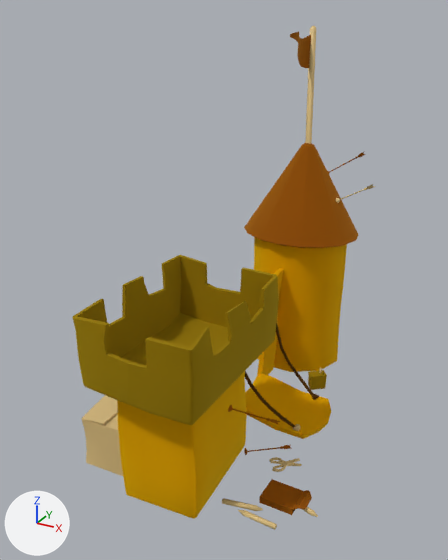
Renders of the glTF model cardboard_castle.glb from each side of a commit.
Before and after are seen from a 50 mm camera at (2.35, -4.77, 3.7) aimed at (-0.11, -0.31, 1.46). Lighting does not change. The marker at lower left points along +X, +Y and +Z. Where no turn or scale is listed for an object, it has been applied to the vertices. Vertices at the same position are counted once.
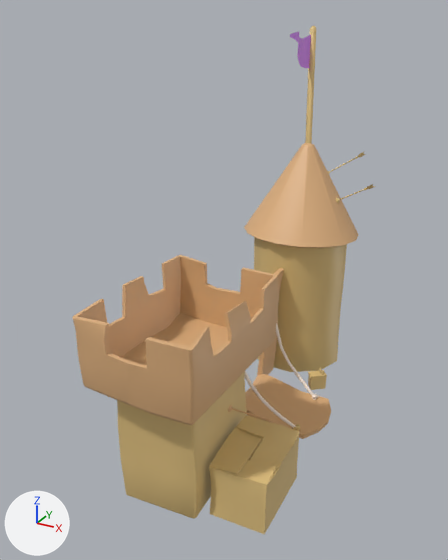
Where the newer file only moved an object's origin or applied its transform, the numbers keep the older frame.

Patch to the scene script:
```diff
--- a/cardboard_castle.glb.py
+++ b/cardboard_castle.glb.py
@@ me_cardboardbox1 @@
 me_cardboardbox1.from_pydata(...)  # 135 vertices, 236 faces; spans x -0.889..-0.358, y -1.508..-0.776, z 0.003..0.502
+# me_cardboardbox1 part 1: the whole mesh is moved by (0.623, 1.142, -0.252)
 me_cardboardbox1.materials.append(mat_castle_mat)
@@ me_roosip @@
 me_roosip.from_pydata(...)  # 40 vertices, 76 faces; spans x 0.41..0.611, y 0.52..0.709, z 0.004..0.167
-me_roosip.materials.append(mat_green_main)  # yellow #bfa422
+me_roosip.materials.append(mat_castle_mat)  # beige #dfc080
@@ me_pplane1 @@
 me_pplane1.from_pydata(...)  # 18 vertices, 16 faces; spans x -0.116..0.008, y 0.731..1.493, z 3.133..3.496
-me_pplane1.materials.append(mat_cardboard_main)  # orange #bf7d22
+me_pplane1.materials.append(mat_flag)  # purple #d58cf3
@@ me_pcylinder2 @@
 me_pcylinder2.from_pydata(...)  # 80 vertices, 128 faces; spans x -0.612..0.612, y 0.627..1.846, z 1.409..2.421
-me_pcylinder2.materials.append(mat_cardboard_main)  # orange #bf7d22
+me_pcylinder2.materials.append(mat_castlered)  # beige #dfb180
@@ me_tower @@
 me_tower.from_pydata(...)  # 50 vertices, 80 faces; spans x -0.52..0.53, y 0.72..1.74, z 0.0..1.58
-me_tower.materials.append(mat_jet)  # yellow #efc80d
+me_tower.materials.append(mat_castle_mat)  # beige #dfc080
@@ me_r_rope1 @@
 me_r_rope1.from_pydata(...)  # 72 vertices, 128 faces; spans x -0.073..0.646, y 0.318..0.558, z 0.018..0.907
-me_r_rope1.materials.append(mat_cardboard_dark)  # brown #7a5626
+me_r_rope1.materials.append(mat_castletwine)  # white #faece0
@@ me_r_rope @@
 me_r_rope.from_pydata(...)  # 72 vertices, 128 faces; spans x -0.041..0.678, y -0.424..-0.179, z 0.018..0.907
-me_r_rope.materials.append(mat_cardboard_dark)  # brown #7a5626
+me_r_rope.materials.append(mat_castletwine)  # white #faece0
@@ me_gate @@
 me_gate.from_pydata(...)  # 150 vertices, 308 faces; spans x -0.089..0.845, y -0.612..0.729, z 0.001..1.223
-me_gate.materials.append(mat_jet)  # yellow #efc80d
+me_gate.materials.append(mat_castlered)  # beige #dfb180
@@ me_polysurface1 @@
 me_polysurface1.from_pydata(...)  # 242 vertices, 464 faces; spans x -0.521..0.498, y -1.873..-0.436, z 1.073..1.708
-me_polysurface1.materials.append(mat_green_main)  # yellow #bfa422
+me_polysurface1.materials.append(mat_castlered)  # beige #dfb180
@@ me_polysurface2 @@
 me_polysurface2.from_pydata(...)  # 144 vertices, 240 faces; spans x -0.361..0.381, y -1.676..-0.61, z 0.002..1.076
-me_polysurface2.materials.append(mat_jet)  # yellow #efc80d
+me_polysurface2.materials.append(mat_castle_mat)  # beige #dfc080
@@ ob_cardboardbox1 @@
 ob_cardboardbox1 = bpy.data.objects.new('cardboardbox1', me_cardboardbox1)
-ob_cardboardbox1.location = (0.0, 0.0, 0.0)
+ob_cardboardbox1.location = (0.638, -1.142, 0.252)
@@ ob_pcylinder9 @@
-ob_pcylinder9 = bpy.data.objects.new('pCylinder9', me_pcylinder9)
@@ ob_pcylinder8 @@
-ob_pcylinder8 = bpy.data.objects.new('pCylinder8', me_pcylinder8)
@@ ob_pcube2 @@
-ob_pcube2 = bpy.data.objects.new('pCube2', me_pcube2)
@@ ob_pcylinder6 @@
-ob_pcylinder6 = bpy.data.objects.new('pCylinder6', me_pcylinder6)
@@ ob_pcube4 @@
-ob_pcube4 = bpy.data.objects.new('pCube4', me_pcube4)
@@ ob_pcube3 @@
-ob_pcube3 = bpy.data.objects.new('pCube3', me_pcube3)
```

Changed parts and their boxes [x1, y1, x2, y2] in the pictures (448 x 560 px):
'polySurface1', recoloured (yellow to brown): [72, 255, 279, 425] in both
'polySurface2', recoloured (yellow to brown): [117, 371, 247, 518] in both
'cardboardbox1', moved: before [81, 395, 123, 476]; after [209, 415, 299, 534]
'tower', recoloured: [254, 237, 347, 372] in both
'pCylinder2', recoloured (brown to beige): [244, 143, 359, 248] in both
'gate', recoloured: [245, 268, 331, 439] in both
'pCube2', deleted: before [259, 479, 312, 515]
'pPlane1', recoloured (brown to purple): [290, 32, 311, 68] in both
'rooSIP', recoloured: [308, 370, 327, 390] in both
'R_rope', recoloured: [245, 371, 296, 428] in both
'R_rope1', recoloured: [276, 323, 314, 396] in both
'pCylinder8', deleted: before [238, 510, 277, 530]
'pCylinder6', deleted: before [222, 498, 263, 511]
'pCube4', deleted: before [272, 458, 300, 472]
'pCube3', deleted: before [269, 457, 302, 466]
'pCylinder9', deleted: before [302, 506, 318, 517]
